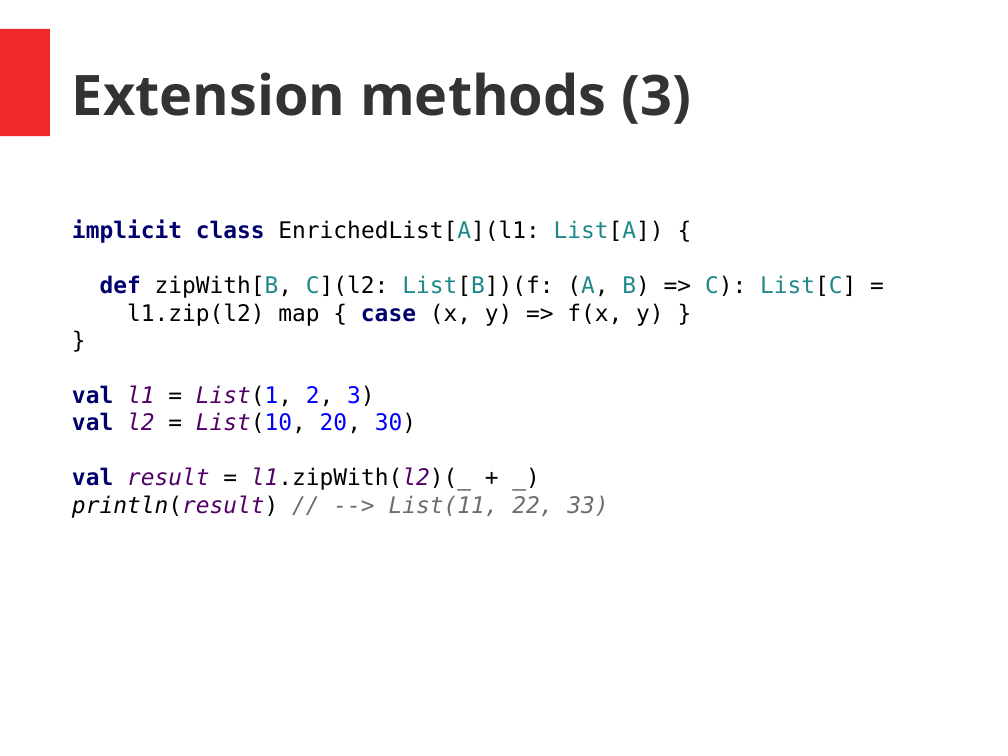
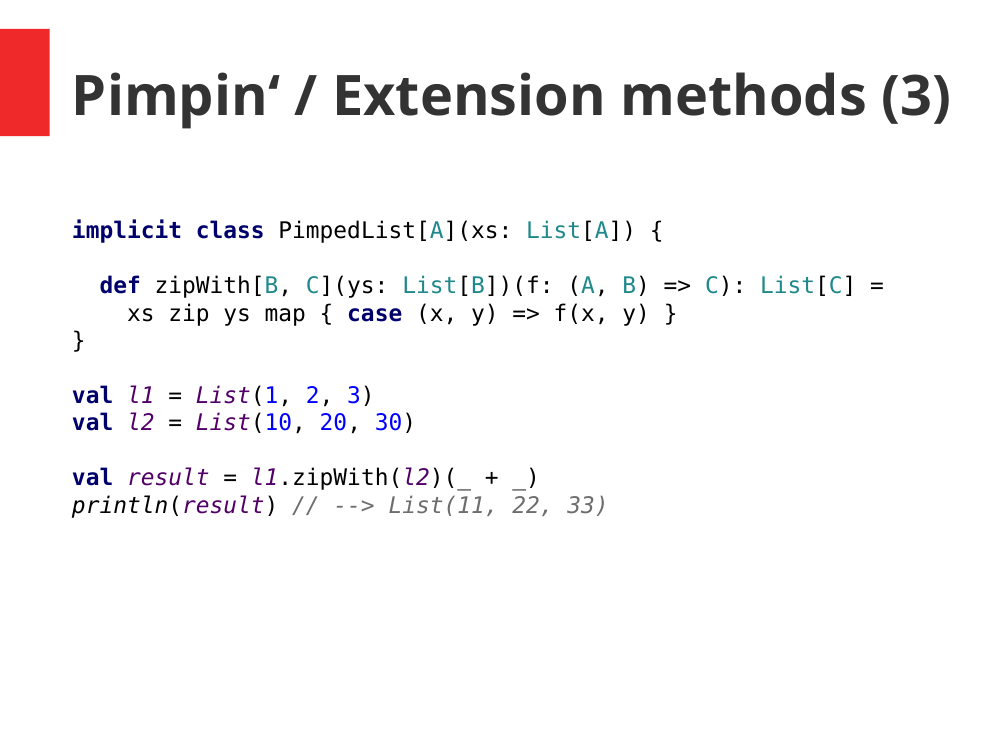
Before and after one commit to hermannhueck/typeclasses, a slide deck: slide 8 of Slides/TypeClasses.pptx. Drawn at 1008x756 pixels with LibreOffice and Linux fonts; fonts in the diff are those of the drawing. Boxes give left, top, right and bottom in pixels: in the first picture for what was removed or moved away, otherwise in the second. Text is boxed around its words. In the diff, an @@ line names an element or a change of style, - is before the commit and + after.

```diff
--- a/Slides/TypeClasses.pptx
+++ b/Slides/TypeClasses.pptx
@@ text at (72, 72, 952, 129): text changed @@
-Extension methods (3)
+Pimpin‘ / Extension methods (3)
@@ text at (72, 220, 856, 326): text changed @@
-implicit class EnrichedList[A](l1: List[A]) {
-def zipWith[B, C](l2: List[B])(f: (A, B) => C): List[C] =
-l1.zip(l2) map { case (x, y) => f(x, y) }
+implicit class PimpedList[A](xs: List[A]) {
+def zipWith[B, C](ys: List[B])(f: (A, B) => C): List[C] =
+xs zip ys map { case (x, y) => f(x, y) }
```
Also in this commit, not shown: 29 other slides changed, 3 slides added, 1 other file.
